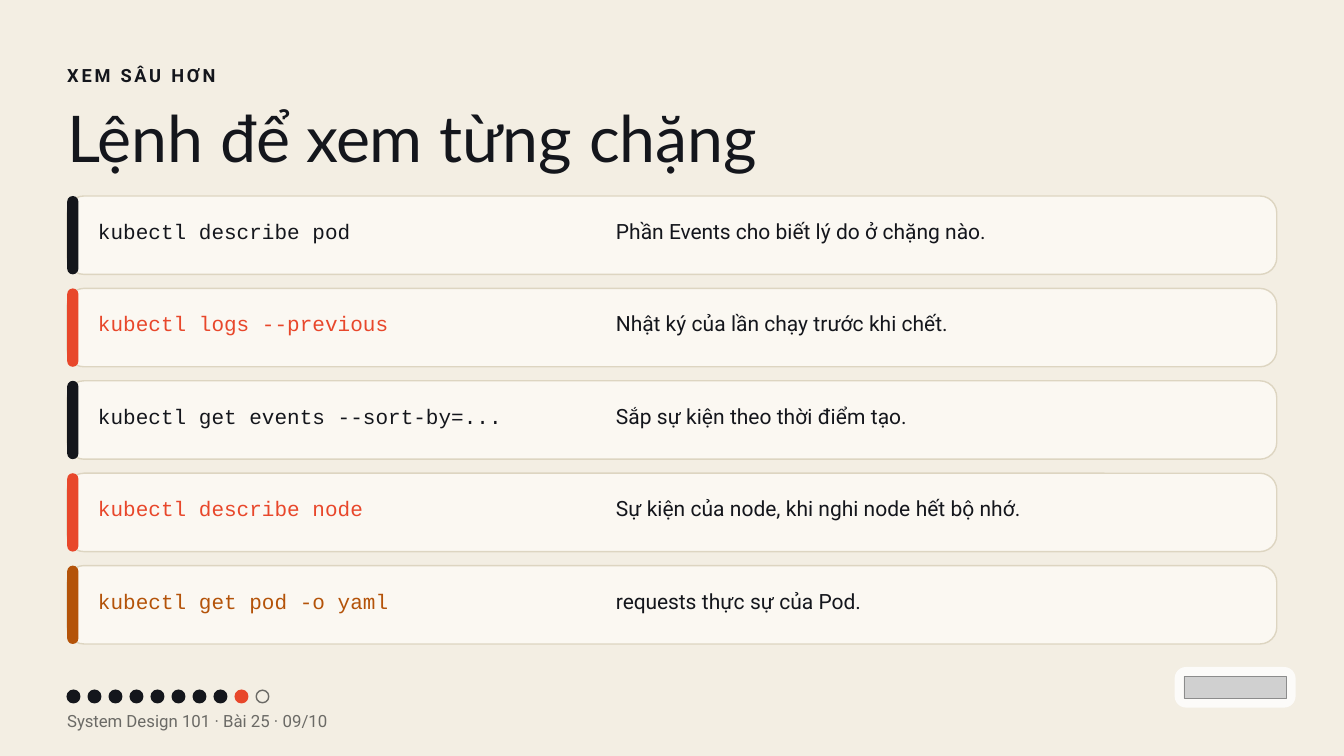
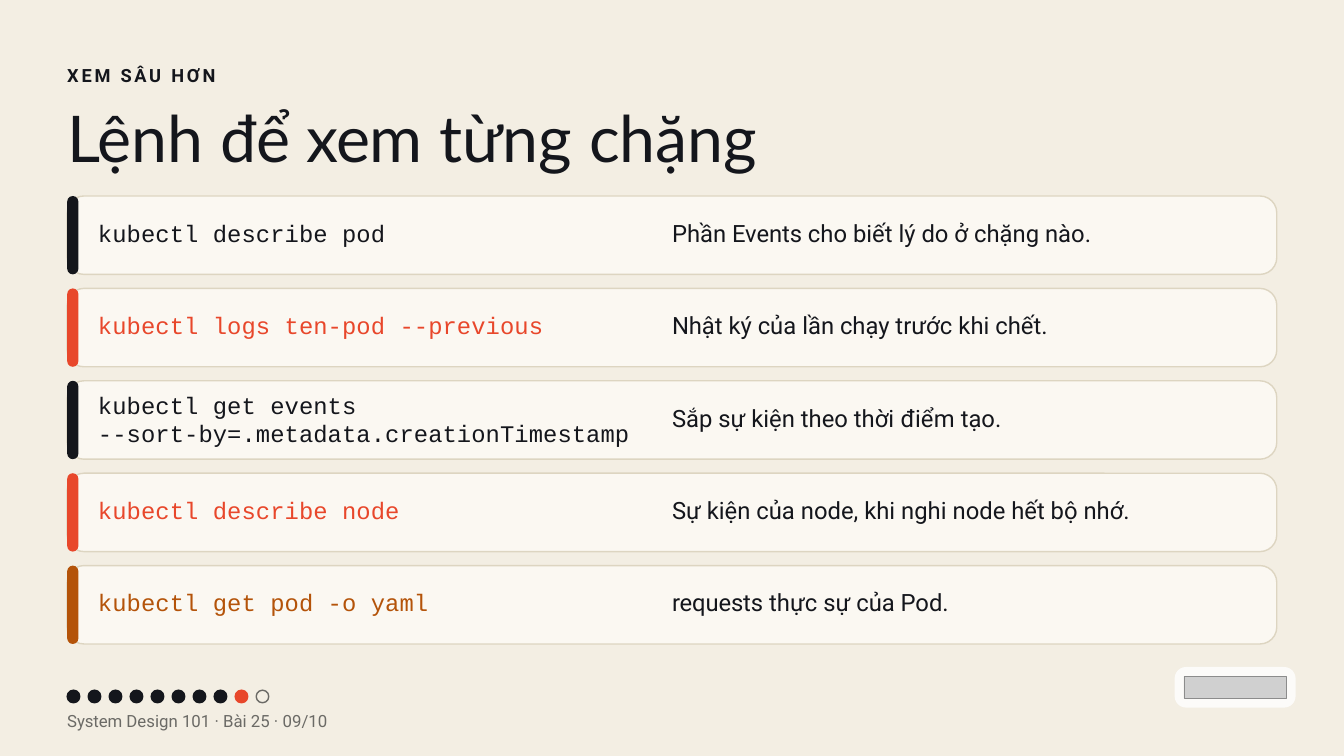
Before and after one commit to vohoailinh90/tool-marketing-studio, a slide deck: slide 9 of system-design-101/vi/lessons/sd-13-025/slides/sd-13-025.pptx. Drawn at 1344x756 pixels with LibreOffice and Linux fonts; fonts in the diff are those of the drawing; grey boxes stand for pictures. Boxes give left, top, right and bottom in pixels: in the first picture for what was removed or moved away, otherwise in the second. Text is boxed around its words. In the diff, an @@ line names an element or a change of style, - is before the commit and + after.

```diff
--- a/system-design-101/vi/lessons/sd-13-025/slides/sd-13-025.pptx
+++ b/system-design-101/vi/lessons/sd-13-025/slides/sd-13-025.pptx
@@ text "Phần Events cho biết lý ...": place and size @@
-text "Phần Events cho biết lý ..." at [616, 221, 986, 244]
+text "Phần Events cho biết lý ..." at [672, 222, 1091, 247]
@@ text "Phần Events cho biết lý ..." at [672, 222, 1091, 247]: size 22.5 to 25.5 pt; letter spacing -0.1 to 0 pt in "biết" @@
@@ text at [98, 317, 544, 339]: text changed; size 22.5 to 25.5 pt @@
-kubectl logs --previous
+kubectl logs ten-pod --previous
@@ text "Nhật ký của lần chạy ...": place and size @@
-text "Nhật ký của lần chạy ..." at [616, 313, 948, 336]
+text "Nhật ký của lần chạy ..." at [672, 314, 1047, 339]
@@ text "Nhật ký của lần chạy ..." at [672, 314, 1047, 339]: size 22.5 to 25.5 pt @@
@@ text at [98, 397, 629, 447]: text changed; size 22.5 to 25.5 pt @@
-kubectl get events --sort-by=...
+kubectl get events
+--sort-by=.metadata.creationTimestamp
@@ text "Sắp sự kiện theo thời ...": place and size @@
-text "Sắp sự kiện theo thời ..." at [616, 406, 907, 429]
+text "Sắp sự kiện theo thời ..." at [672, 407, 1001, 432]
@@ text "Sắp sự kiện theo thời ..." at [672, 407, 1001, 432]: size 22.5 to 25.5 pt; letter spacing 0.1 to 0 pt in "sự" @@
@@ text "Sự kiện của node, khi ...": place and size @@
-text "Sự kiện của node, khi ..." at [616, 498, 1021, 521]
+text "Sự kiện của node, khi ..." at [672, 499, 1130, 524]
@@ text "Sự kiện của node, khi ..." at [672, 499, 1130, 524]: size 22.5 to 25.5 pt; letter spacing 0 to -0.1 pt in "Sự" @@
@@ size 22.5 to 25.5 pt, letter spacing 0 to 0.1 pt in 3 elements at [98, 224, 385, 247], [98, 502, 399, 520], [98, 594, 428, 616] @@
@@ text "requests thực sự của Pod.": place and size @@
-text "requests thực sự của Pod." at [616, 592, 861, 614]
+text "requests thực sự của Pod." at [672, 591, 949, 616]
@@ text "requests thực sự của Pod." at [672, 591, 949, 616]: size 22.5 to 25.5 pt; letter spacing -0.1 to -0.2 pt in "requests"; letter spacing 0.1 to 0 pt in "sự" @@
```
Also in this commit, not shown: 4 other slides changed, 4 other files.
